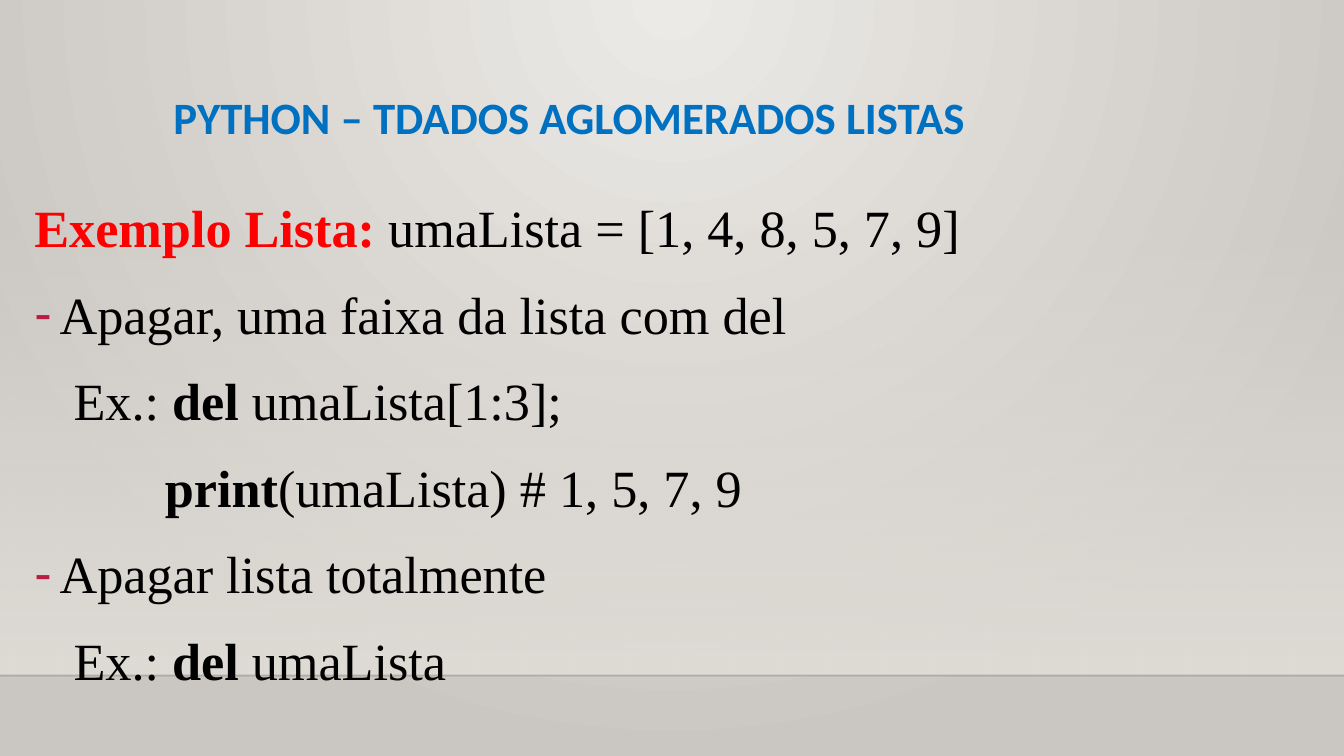
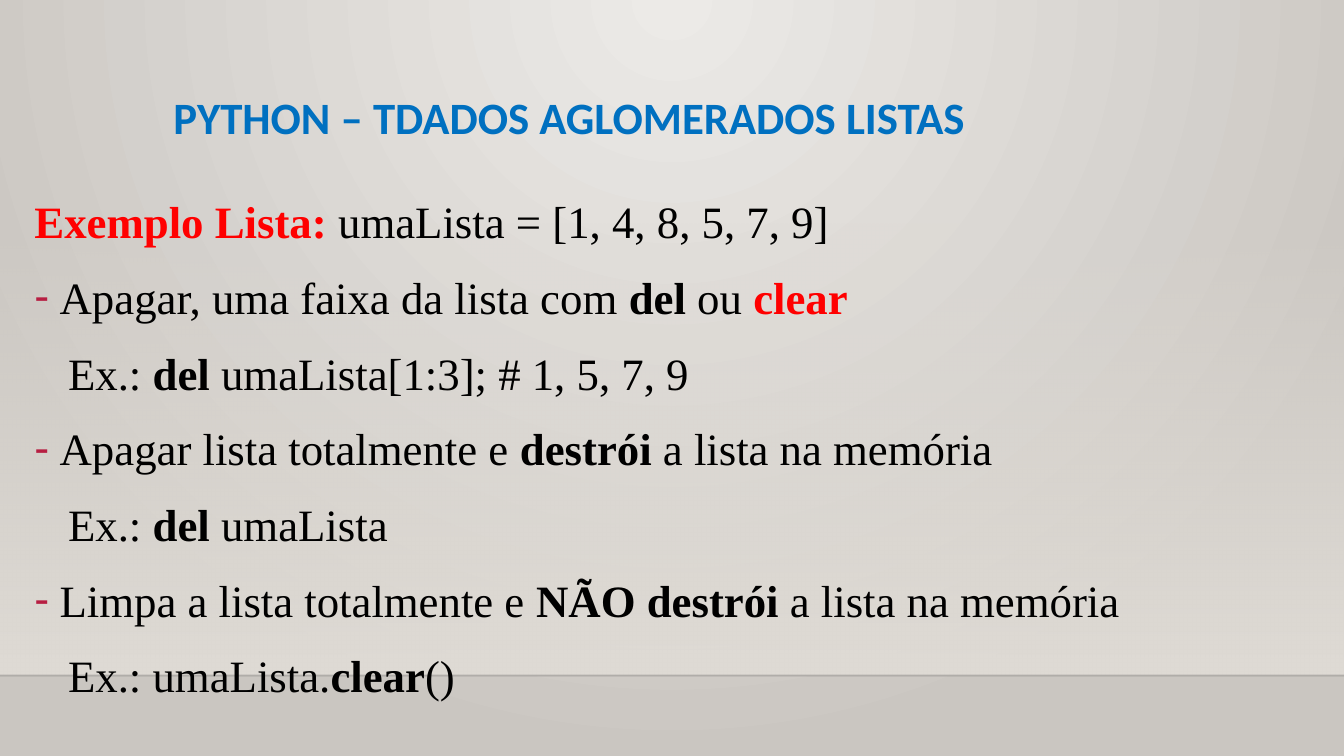
Before and after one commit to CloudEducationBrazil/WydenUniRuyPythonRAD, a slide deck: slide 12 of 01 Classes/Aula 07 RAD Python - Tipos de Dados Aglomerados.pptx. Drawn at 1344x756 pixels with LibreOffice and Linux fonts; fonts in the diff are those of the drawing; background and template pictures are left out. Boxes give left, top, right and bottom in pixels: in the first picture for what was removed or moved away, otherwise in the second. Text is boxed around its words. In the diff, an @@ line names an element or a change of style, - is before the commit and + after.

Commit message:
Aula 07 Python 22092022

```diff
--- a/01 Classes/Aula 07 RAD Python - Tipos de Dados Aglomerados.pptx
+++ b/01 Classes/Aula 07 RAD Python - Tipos de Dados Aglomerados.pptx
@@ text at [34,207,828,542]: size 28 to 24 pt in "Exemplo Lista: umaLista = [1, 4, 8, ...", "Ex.: del umaLista" @@
@@ text at [60,282,992,475]: text changed; size 28 to 24 pt @@
-– Apagar, uma faixa da lista com del
-Ex.: del umaLista[1:3];
-print(umaLista) # 1, 5, 7, 9
-– Apagar lista totalmente
+– Apagar, uma faixa da lista com del ou clear
+Ex.: del umaLista[1:3]; # 1, 5, 7, 9
+– Apagar lista totalmente e destrói a lista na memória
@@ text at [60,582,1119,702]: paragraphs added @@
+– Limpa a lista totalmente e NÃO destrói a lista na memória
+Ex.: umaLista.clear()
```
Also in this commit, not shown: 1 other slide changed.
